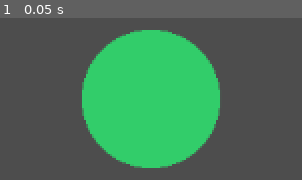
Above: before the commit, frame 1.
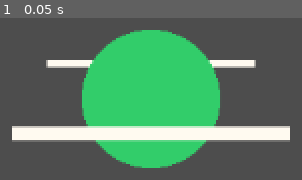
Above: after the commit, the same moment.

Repository: fezela/Shapes
Game: Godot game, scene res://test_scene.tscn
The game is run twice, just before and just after one commit, with the same random seed, the same clock (stepped at 60 frames per second) and the same inputs.
Inputs:
- Up to frame 1 (0.05 s): no input

The runs differ from the first frame. In frame 1, 11% of the frame differs, in the area x 3-97%, y 25-77%.

Commit message:
added the front and back area. Made them scalable to the necleusplanet.  Still need to add the left and right arcs.  After that on to the satellites and movement.

Diff:
--- /dev/null
+++ b/back.gd
@@ -0,0 +1,22 @@
+extends Line2D
+
+func rebuild():
+	z_index = -1
+	print("runninng rebuild from orbit/front/front.gd")
+	clear_points()
+	var orbit = get_parent()
+	print("back length = ", orbit.back_length)
+	var length = orbit.back_length
+	var depth = orbit.orbit_depth
+	add_point(Vector2(length, -depth))
+	add_point(Vector2(-length, -depth))
+	width = orbit.back_width
+	default_color = Color.FLORAL_WHITE
+# Called when the node enters the scene tree for the first time.
+func _ready() -> void:
+	pass # Replace with function body.
+
+
+# Called every frame. 'delta' is the elapsed time since the previous frame.
+func _process(delta: float) -> void:
+	pass
--- /dev/null
+++ b/front.gd
@@ -0,0 +1,28 @@
+
+extends Line2D
+
+var orbit: Node2D
+var length: float
+# Called when the node enters the scene tree for the first time.
+
+func rebuild():
+	z_index = 1
+	print("runninng rebuild from orbit/front/front.gd")
+	clear_points()
+	orbit = get_parent()
+	print("front length = ", orbit.front_length)
+	length = orbit.front_length
+	var depth = orbit.orbit_depth
+	add_point(Vector2(length, depth))
+	add_point(Vector2(-length, depth))
+	width = orbit.front_width
+	default_color = Color.FLORAL_WHITE
+
+func _ready() -> void:
+	pass
+
+
+
+# Called every frame. 'delta' is the elapsed time since the previous frame.
+func _process(delta: float) -> void:
+	pass
--- /dev/null
+++ b/orbit.gd
@@ -0,0 +1,27 @@
+extends Node2D
+
+var np
+var front_length: float
+var back_length: float
+var orbit_depth: float
+var front_width: float
+var back_width: float
+# Called when the node enters the scene tree for the first time.
+func _ready() -> void:
+	np = get_parent()
+	print(np.orbital_body_radius)
+	var np_radius = np.orbital_body_radius
+	front_length = np_radius * 2.0
+	back_length = np_radius * 1.5
+	orbit_depth = np_radius * .5
+	front_width = np_radius / 5
+	back_width = front_width / 2
+
+	$Front.rebuild()
+	$Back.rebuild()
+
+
+
+# Called every frame. 'delta' is the elapsed time since the previous frame.
+func _process(delta: float) -> void:
+	pass
--- a/orbital_system.tscn
+++ b/orbital_system.tscn
@@ -2,6 +2,9 @@
 
 [ext_resource type="Script" uid="uid://b31qsic134lqe" path="res://orbital_system.gd" id="1_sjoak"]
 [ext_resource type="Script" uid="uid://btyjpibbld4st" path="res://nucleus_planet.gd" id="2_18g4a"]
+[ext_resource type="Script" uid="uid://cfr2xhqgoyyld" path="res://front.gd" id="3_1ddwh"]
+[ext_resource type="Script" uid="uid://bal4uyfjn8q3i" path="res://orbit.gd" id="3_dlw3q"]
+[ext_resource type="Script" uid="uid://bohto6ud2w306" path="res://back.gd" id="5_ch603"]
 
 [node name="OrbitalSystem" type="Node2D" unique_id=1810098244]
 script = ExtResource("1_sjoak")
@@ -11,10 +14,13 @@
 script = ExtResource("2_18g4a")
 
 [node name="Orbit" type="Node2D" parent="NucleusPlanet" unique_id=146985079]
+script = ExtResource("3_dlw3q")
 
-[node name="FrontArc" type="Line2D" parent="NucleusPlanet/Orbit" unique_id=237567019]
+[node name="Front" type="Line2D" parent="NucleusPlanet/Orbit" unique_id=237567019]
+script = ExtResource("3_1ddwh")
 
-[node name="BackArc" type="Line2D" parent="NucleusPlanet/Orbit" unique_id=220354559]
+[node name="Back" type="Line2D" parent="NucleusPlanet/Orbit" unique_id=220354559]
+script = ExtResource("5_ch603")
 
 [node name="LeftArc" type="Line2D" parent="NucleusPlanet/Orbit" unique_id=1257282077]
 
Not shown, added: back.gd.uid
Not shown, added: front.gd.uid
Not shown, added: orbit.gd.uid
